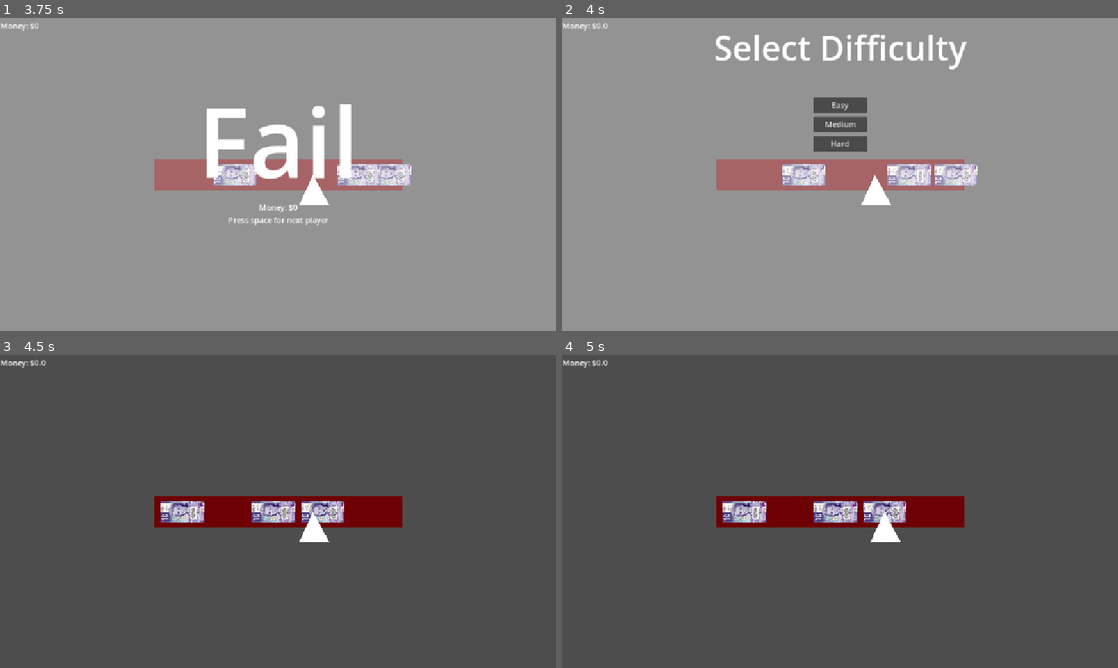
Above: before the commit, frames 1-4 (two rows, left to right).
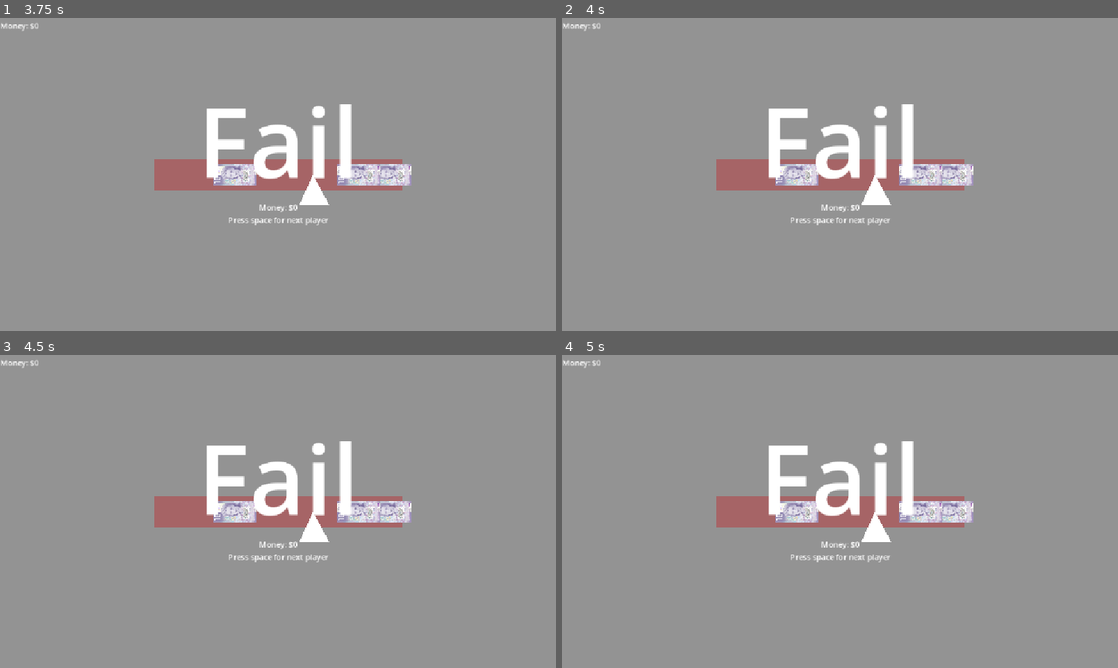
Above: after the commit, the same moments.

Repository: V3AI-Seven/English-Game
Game: Godot game, scene res://scenes/mainMenu/mainMenu.tscn
Two runs of this game, one before a commit and one after it. Both use one fixed random seed, a clock stepped at 60 frames per second and the inputs below.
Inputs (mouse positions are in pixels of both pictures, inside the frame that each line leads up to):
- Up to frame 1 (3.75 s): click "Multiplayer" at 0.5 s; click "Local" at 1.25 s; click "Confirm" at 2 s; click "Medium" at 2.75 s; tap Enter at 3.5 s; tap Space at 3.6 s
- Up to frame 2 (4 s): tap Space at 3.77 s
- Up to frame 3 (4.5 s): tap Space at 4.07 s; click (278, 480) at 4.25 s, where only the run before the commit has a clickable "Hard"
- Up to frame 4 (5 s): no input

Frame 1 is identical in both runs. In frame 2, 6.5% of the frame differs, in the area x 7-75%, y 1-67%; in frame 3, 100%; in frame 4, 100%, in the area x 0-100%, y 0-100%.

Commit message:
Starting on difficulty issues

Diff:
--- a/globals/onlineMultiplayer.gd
+++ b/globals/onlineMultiplayer.gd
@@ -111,6 +111,8 @@
 func _on_player_disconnected(_id) -> void:
 	if multiplayer.is_server():
 		player = null
+		multiplayer.multiplayer_peer.close()
+		multiplayer.multiplayer_peer = null
 		print("Player disconnected")
 		get_tree().change_scene_to_file("res://scenes/mainMenu/mainMenu.tscn")
 		GlobalFunctions.popup({
--- a/globals/playerInfo.gd
+++ b/globals/playerInfo.gd
@@ -1,5 +1,6 @@
 extends Node
 var playerCount = 1
 var isModeMultiplayer = false
+var selectingDifficulty = true
 #0=easy, 1=medium, 2=hard
 var difficulty = 0
--- a/scenes/game/mainGameScripts/pickPocketSelector.gd
+++ b/scenes/game/mainGameScripts/pickPocketSelector.gd
@@ -61,7 +61,7 @@
 						speedIncrease = mediumSpeedIncrease
 					2:
 						speedIncrease = hardSpeedIncrease
-				#await get_tree().create_timer(0.05).timeout
+
 				if move and (position.x >= (successPos[0]-graceRange) && position.x < (successPos[0]+graceRange)) or (position.x >= (successPos[1]-graceRange) && position.x < (successPos[1]+graceRange)) or (position.x >= (successPos[2]-graceRange) && position.x < (successPos[2]+graceRange)):
 					#speed stuff
 					speed += speedIncrease
@@ -104,7 +104,7 @@
 					difficultyChosenVar = false
 					successPos.clear()
 
-			else:
+			elif !PlayerInfo.selectingDifficulty:
 				resetSig.emit()
 				speed = startSpeed
 				score = 0
@@ -123,4 +123,10 @@
 	Score.scores.append(0)
 
 func difficultyChosen() -> void:
+	if OnlineMultiplayer.isMultiplayer and multiplayer.is_server():
+		rpc("setDifficulty", PlayerInfo.difficulty)
 	difficultyChosenVar = true
+
+@rpc("authority","call_local","reliable")
+func setDifficulty(difficultyNum) -> void:
+	PlayerInfo.difficulty = difficultyNum
--- a/scenes/game/otherGameScripts/difficultyScreen.gd
+++ b/scenes/game/otherGameScripts/difficultyScreen.gd
@@ -1,8 +1,17 @@
 extends Control
 signal difficultyChosen
 
+func _ready() -> void:
+	if OnlineMultiplayer.isMultiplayer:
+		if multiplayer.is_server():
+			PlayerInfo.selectingDifficulty = true
+			visible = true
+		else:
+			PlayerInfo.selectingDifficulty = true
+			visible = false
 
 func showDifficulty() -> void:
+	PlayerInfo.selectingDifficulty = true
 	visible = true
 
 func easy() -> void:
--- a/scenes/mainMenu/mainMenu.tscn
+++ b/scenes/mainMenu/mainMenu.tscn
@@ -37,7 +37,6 @@
 horizontal_alignment = 1
 
 [node name="multiplayer" type="Control" parent="."]
-visible = false
 layout_mode = 3
 anchors_preset = 0
 offset_left = 576.0
@@ -47,6 +46,7 @@
 script = ExtResource("1_vvnar")
 
 [node name="onlineChoice" type="Control" parent="multiplayer"]
+visible = false
 anchors_preset = 0
 offset_right = 40.0
 offset_bottom = 40.0
@@ -149,7 +149,16 @@
 offset_bottom = 339.0
 text = "Advanced Mode"
 
+[node name="back" type="Button" parent="multiplayer/online"]
+layout_mode = 0
+offset_left = -568.0
+offset_top = 305.0
+offset_right = -432.0
+offset_bottom = 352.0
+text = "Back"
+
 [node name="modeSelector" type="Control" parent="."]
+visible = false
 anchors_preset = 0
 offset_right = 40.0
 offset_bottom = 40.0
@@ -177,6 +186,7 @@
 [connection signal="pressed" from="multiplayer/online/host" to="multiplayer/online" method="hostSelected"]
 [connection signal="pressed" from="multiplayer/online/connect" to="multiplayer/online" method="connectSelected"]
 [connection signal="toggled" from="multiplayer/online/portVisibility" to="multiplayer/online" method="portVisibility"]
+[connection signal="pressed" from="multiplayer/online/back" to="multiplayer" method="multiplayerSelect"]
 [connection signal="pressed" from="modeSelector/multiplayer" to="multiplayer" method="multiplayerSelect"]
 [connection signal="pressed" from="modeSelector/multiplayer" to="modeSelector" method="multiplayer"]
 [connection signal="pressed" from="modeSelector/singleplayer" to="modeSelector" method="singleplayer"]
--- a/scenes/mainMenu/playerSelect.gd
+++ b/scenes/mainMenu/playerSelect.gd
@@ -12,6 +12,9 @@
 	get_tree().change_scene_to_file("res://scenes/game/game.tscn")
 
 func multiplayerSelect() -> void:
+	$online.visible = false
+	$local.visible = false
+	$onlineChoice.visible = true
 	visible = true
 
 
Not shown, changed: english-game.pck
